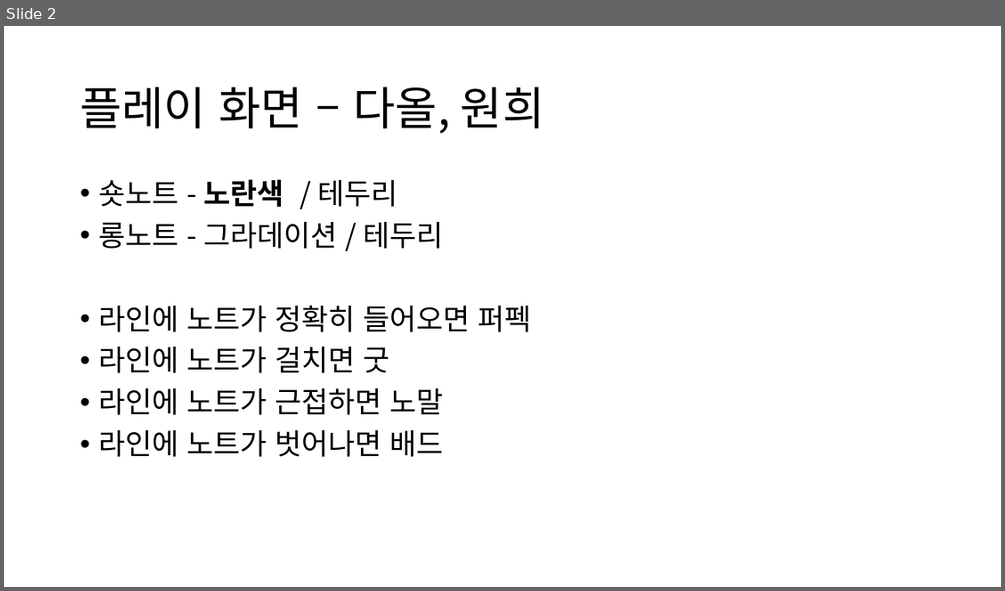
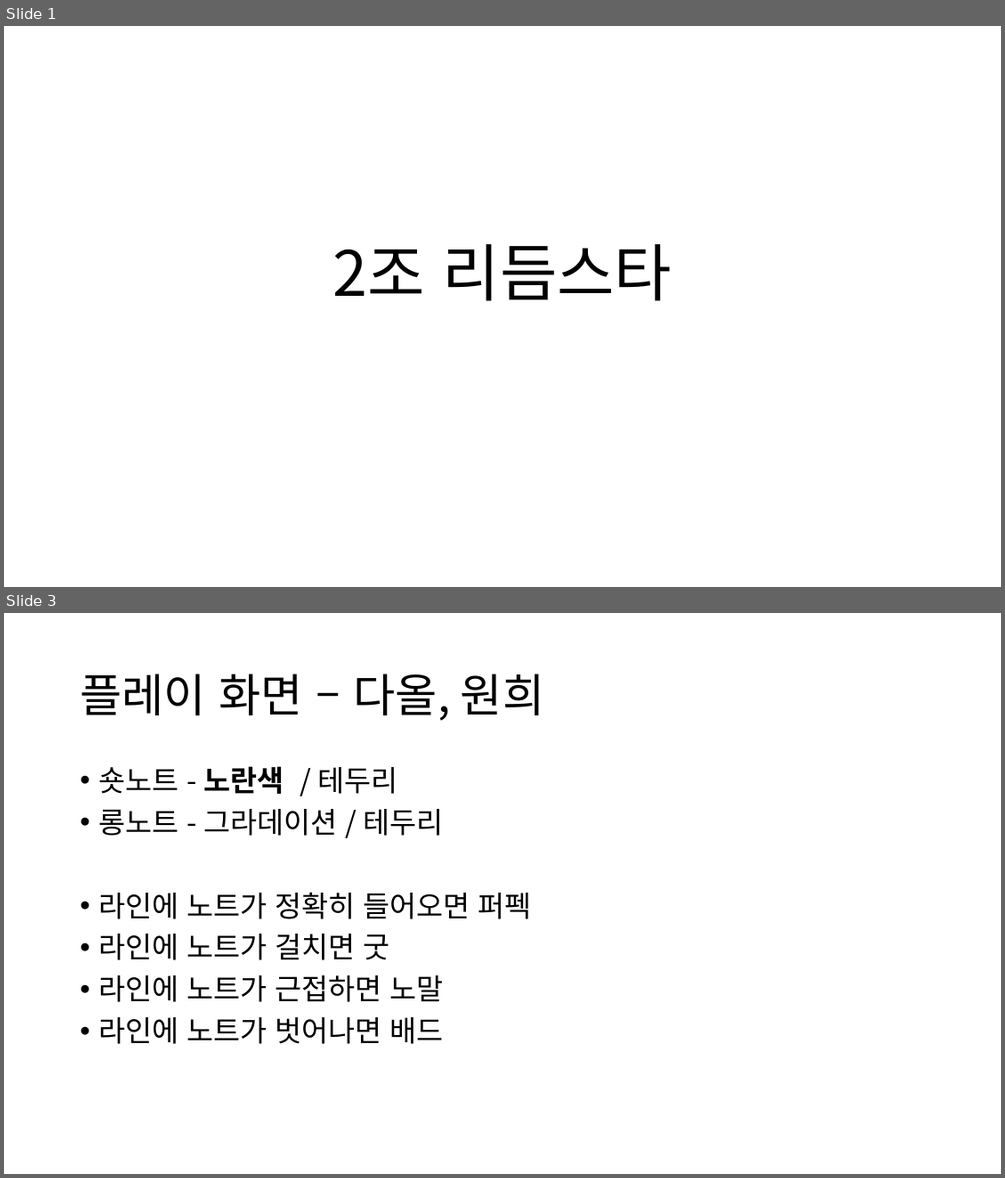
Before and after one commit to jisoo97/Tmax2, a slide deck: rhythm star.pptx. Shown one above the other, each under a label of ours: slide 2 before the commit, slides 1 and 3 after it; the slides between them are not shown. The pictures are 1005x591 and 1005x1178 pixels, drawn with LibreOffice and Linux fonts; fonts in the diff are those of the drawing. Boxes give left, top, right and bottom in pixels: in the first picture for what was removed or moved away, otherwise in the second. Text is boxed around its words. In the diff, an @@ line names an element or a change of style, - is before the commit and + after.

```diff
--- a/rhythm star.pptx
+++ b/rhythm star.pptx
@@ slide 1 added at [4, 26, 1001, 587], background #FFFFFF @@
@@ title added at [333, 244, 672, 301], 60 pt, text #000000 @@
+2조 리듬스타
@@ what was slide 2 is now slide 3 @@
```
Also in this commit, not shown: 2 other slides added, 1 slide removed.
